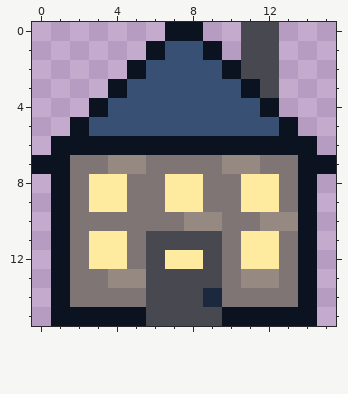
One commit to this pixel-art file: resources/sprites/ui/house_add.aseprite. The first picture shows the starting point.
16x16 pixels, 1 frame.
Now the later version:
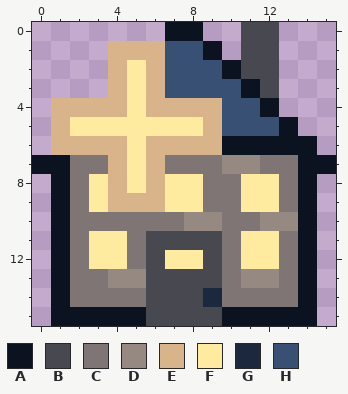
Palette (. is transparent): A #0b1321  B #484850  C #7f7574  D #968981  E #d9b48a  F #feeb9f  G #1c283e  H #385074
Diff:
layer "Layer 1" now shown
Layer "Layer 1":
y 1: x 4..6 ..A -> EEE
y 2: x 4..6 .AH -> EFE
y 3: x 4..6 AHH -> EFE
y 4: x 1..9 ..AHHHHHH -> EEEEFEEEE
y 5: x 1..9 .AHHHHHHH -> EFFFFFFFE
y 6: x 1..9 AAAAAAAAA -> EEEEFEEEE
y 7: x 4..6 DDC -> EFE
y 8: x 4..6 FCC -> EFE
y 9: x 4..6 FCC -> EEE
Boxes around the changes in both pictures, in picture pixels (x1, y1, x2, y2):
changed: (51, 41, 222, 212)
